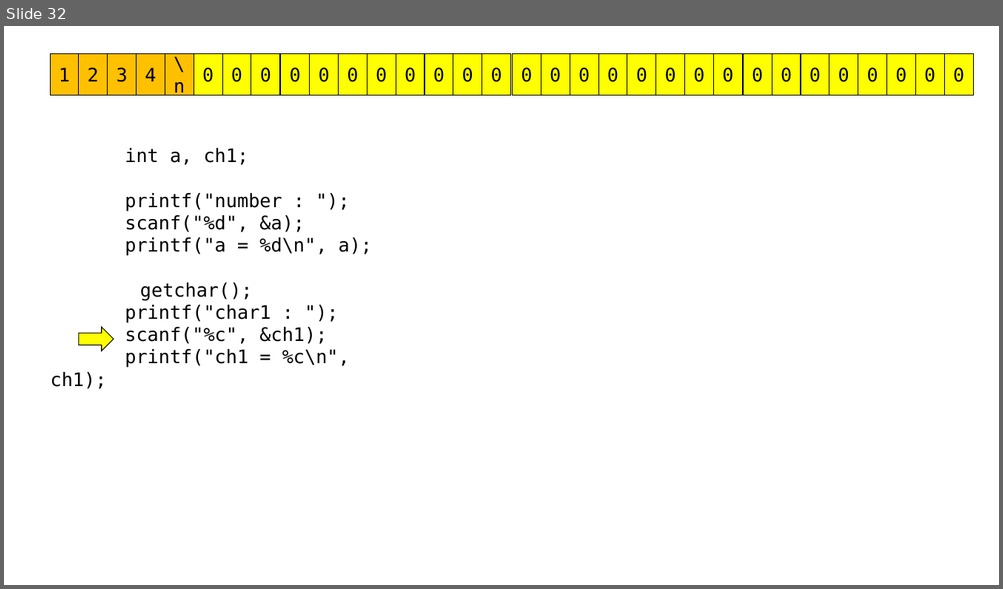
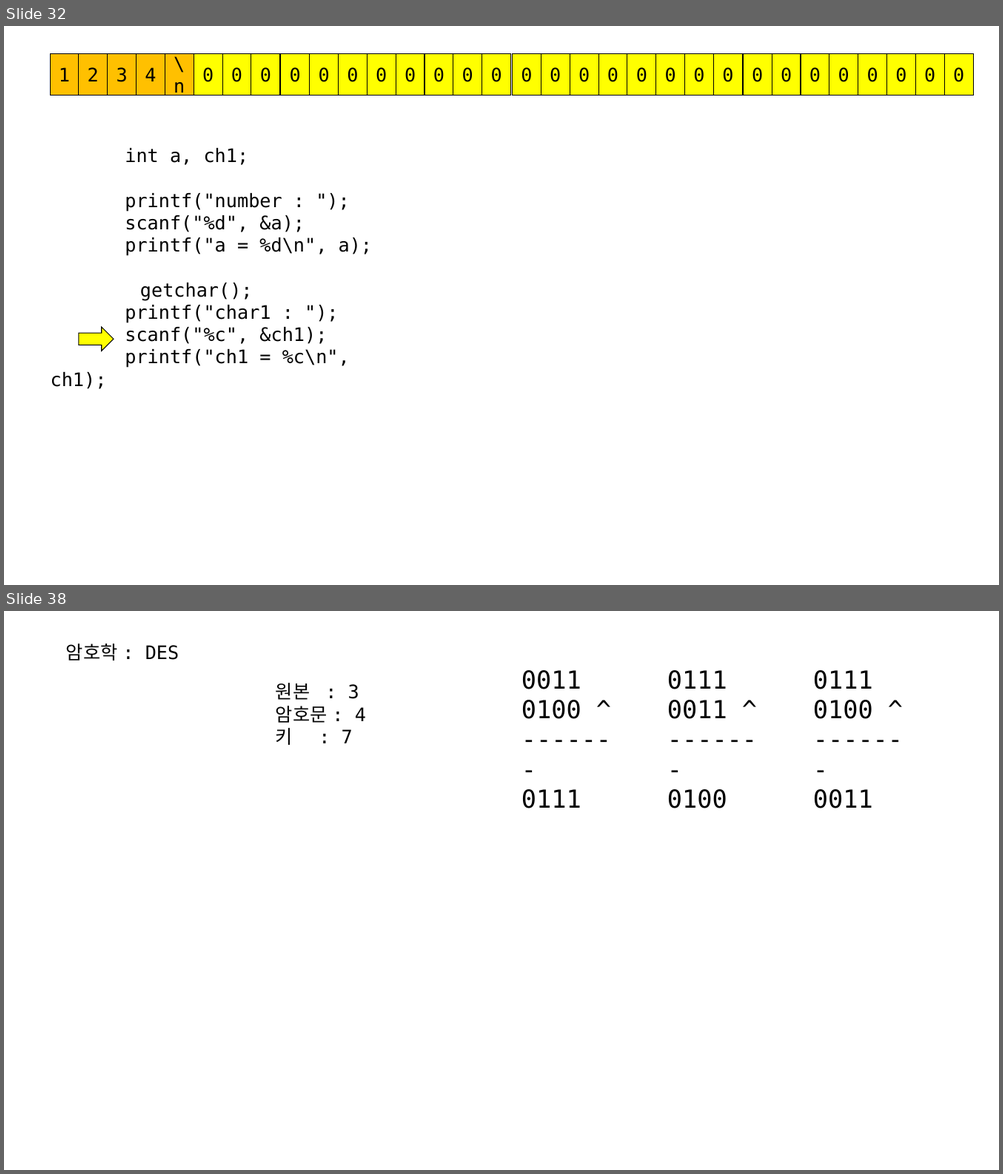
Before and after one commit to imguru-mooc/C_basic_AIR, a slide deck: C_판서.pptx. Shown one above the other, each under a label of ours: slide 32 before the commit, slides 32 and 38 after it; the slides between them are not shown. The pictures are 1003x589 and 1003x1174 pixels, drawn with LibreOffice and Linux fonts; fonts in the diff are those of the drawing. Boxes give left, top, right and bottom in pixels: in the first picture for what was removed or moved away, otherwise in the second. Text is boxed around its words. In the diff, an @@ line names an element or a change of style, - is before the commit and + after.

```diff
--- a/C_판서.pptx
+++ b/C_판서.pptx
@@ slide 38 added at (4,611,999,1170), background #FFFFFF @@
@@ text added at (66,644,179,661), 18 pt, text #000000 @@
+암호학 : DES
@@ text added at (521,670,581,809), 24 pt, text #000000 @@
+0011
+0100 ^
+-------
+0111
@@ text added at (667,670,727,809), 24 pt, text #000000 @@
+0111
+0011 ^
+-------
+0100
@@ text added at (813,670,873,809), 24 pt, text #000000 @@
+0111
+0100 ^
+-------
+0011
@@ text added at (276,683,366,745), 18 pt, text #000000 @@
+원본 : 3
+암호문 : 4
+키 : 7
```
Also in this commit, not shown: 1 slide changed, 6 other slides added, 1 other file.
